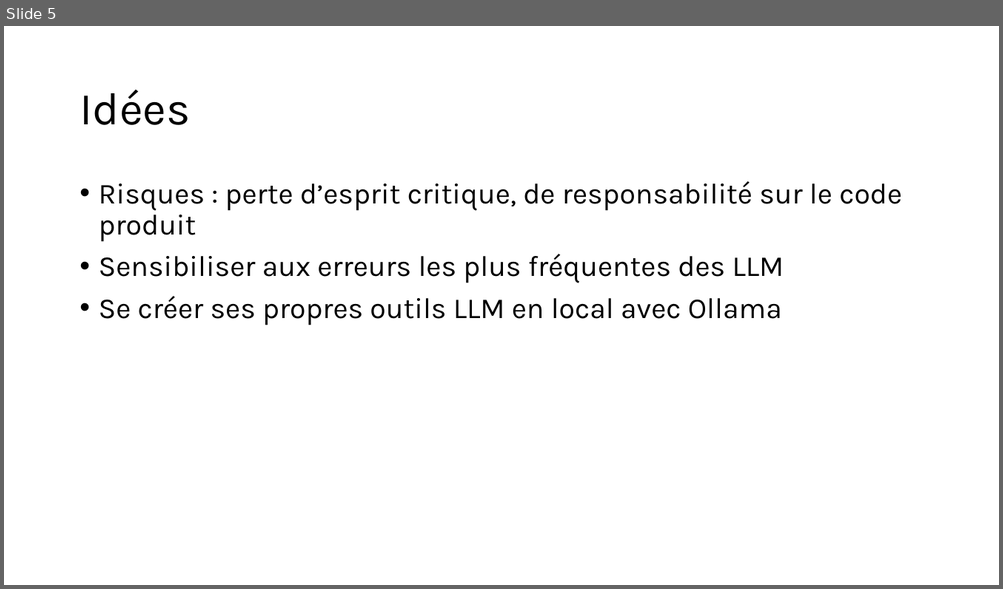
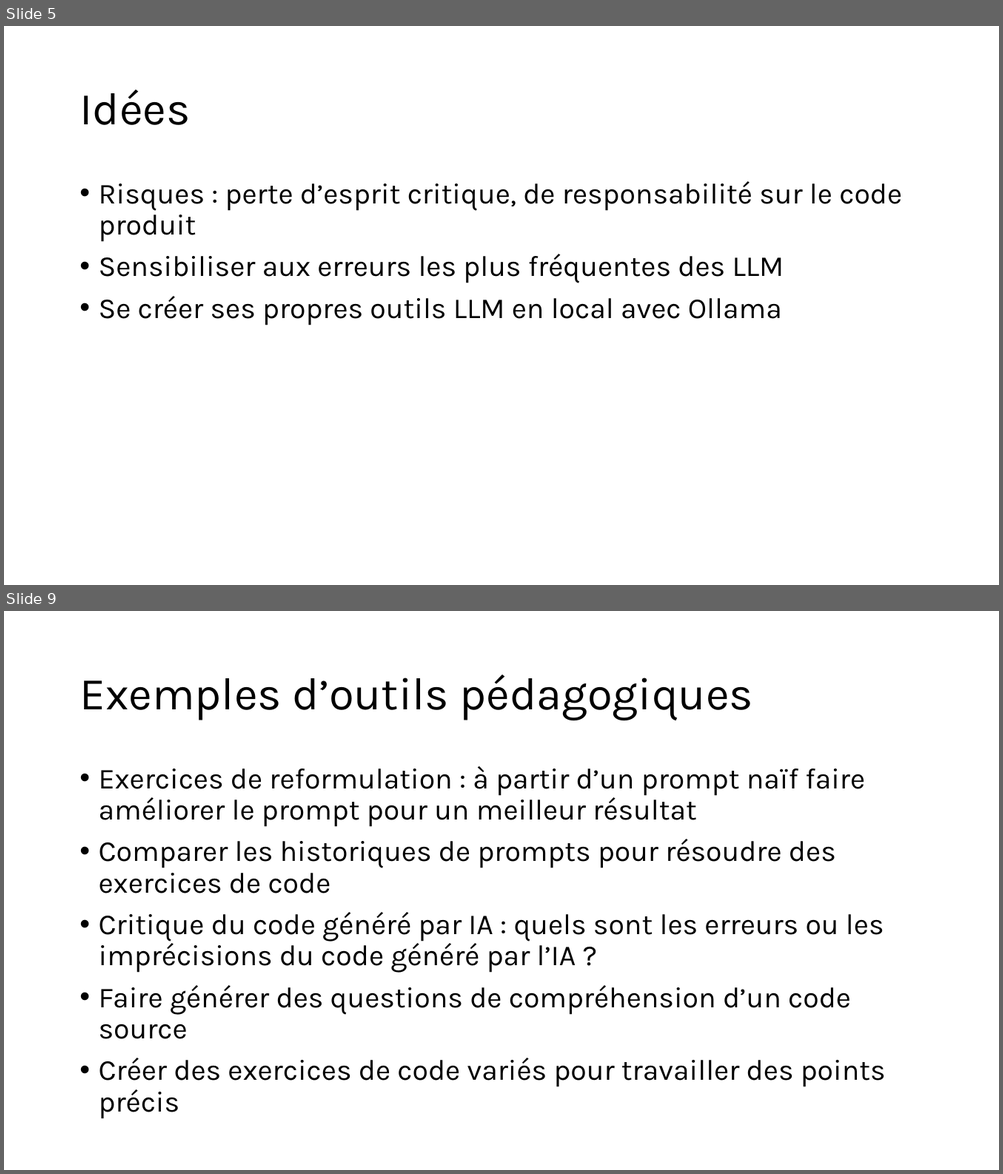
Before and after one commit to Pierre-Loic/prez-Pyconfr-2025, a slide deck: Prez Pyconfr.pptx. Shown one above the other, each under a label of ours: slide 5 before the commit, slides 5 and 9 after it; the slides between them are not shown. The pictures are 1003x589 and 1003x1174 pixels, drawn with LibreOffice and Linux fonts; fonts in the diff are those of the drawing. Boxes give left, top, right and bottom in pixels: in the first picture for what was removed or moved away, otherwise in the second. Text is boxed around its words. In the diff, an @@ line names an element or a change of style, - is before the commit and + after.

```diff
--- a/Prez Pyconfr.pptx
+++ b/Prez Pyconfr.pptx
@@ slide 9 added at bbox=[4, 611, 999, 1170], background #FFFFFF @@
@@ title added at bbox=[79, 675, 754, 721], 44 pt, text #000000 @@
+Exemples d’outils pédagogiques
@@ text added at bbox=[99, 766, 885, 1119], 28 pt, text #000000 @@
+• Exercices de reformulation : à partir d’un prompt naïf faire améliorer le prompt pour un meilleur résultat
+• Comparer les historiques de prompts pour résoudre des exercices de code
+• Critique du code généré par IA : quels sont les erreurs ou les imprécisions du code généré par l’IA ?
+• Faire générer des questions de compréhension d’un code source
+• Créer des exercices de code variés pour travailler des points précis
```
Also in this commit, not shown: 3 slides changed, 5 other slides added.
